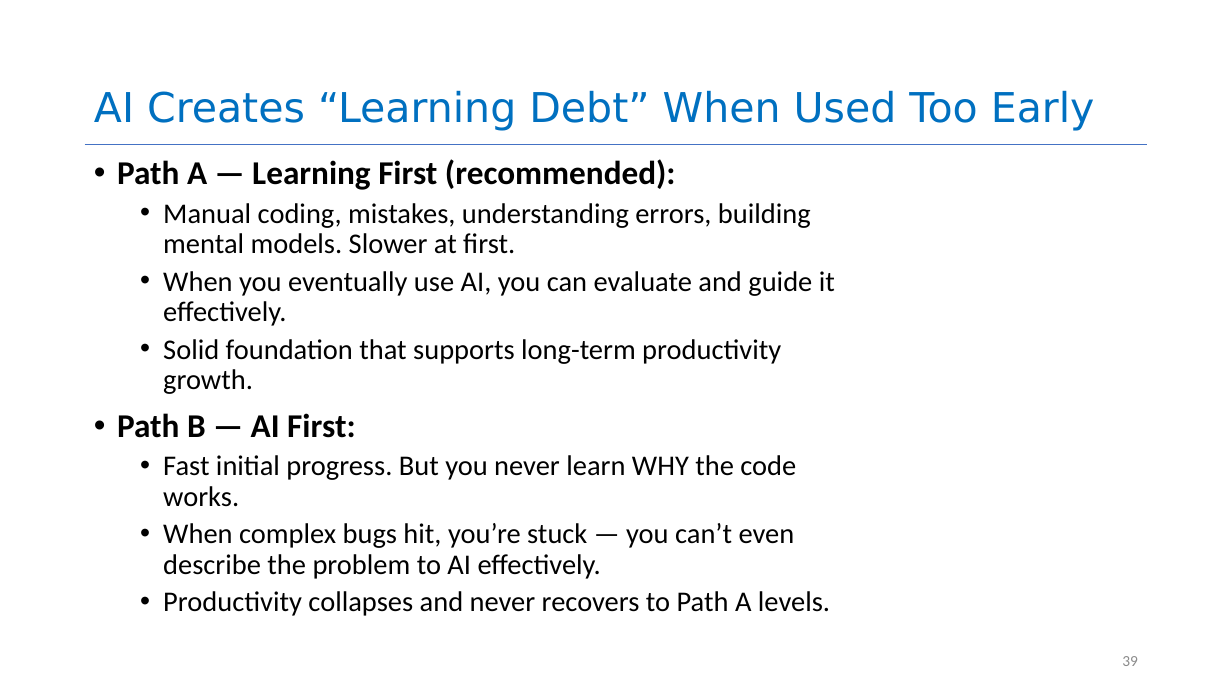
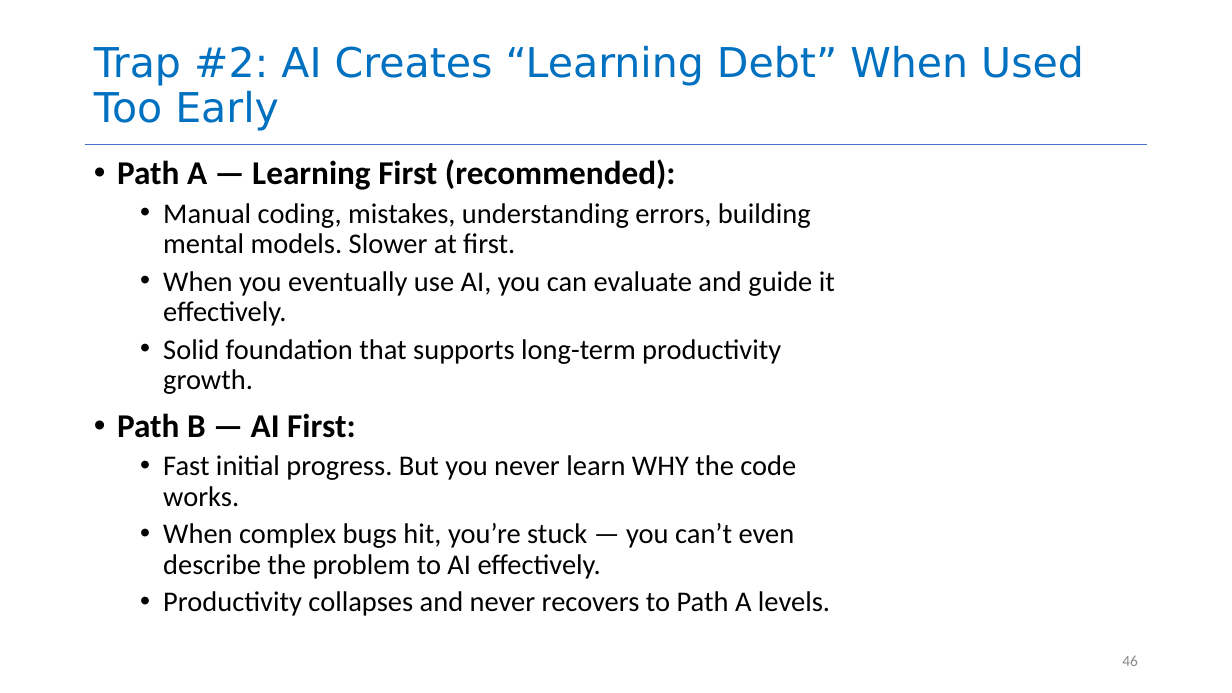
Before and after one commit to neu-se/CS4530-Spring-2026, a slide deck: slide 46 of Slides/Module 16 Using AI Agents.pptx (slide 39 before the commit). Drawn at 1232x693 pixels with LibreOffice and Linux fonts; fonts in the diff are those of the drawing. Boxes give left, top, right and bottom in pixels: in the first picture for what was removed or moved away, otherwise in the second. Text is boxed around its words. In the diff, an @@ line names an element or a change of style, - is before the commit and + after.

```diff
--- a/Slides/Module 16 Using AI Agents.pptx
+++ b/Slides/Module 16 Using AI Agents.pptx
@@ title at box(94, 45, 1084, 131): text changed @@
-AI Creates “Learning Debt” When Used Too Early
+Trap #2: AI Creates “Learning Debt” When Used Too Early
@@ page number at box(1122, 655, 1138, 666): text changed @@
-39
+46
```
Also in this commit, not shown: 18 other slides changed, 10 slides added, 2 slides removed, 1 other file.
